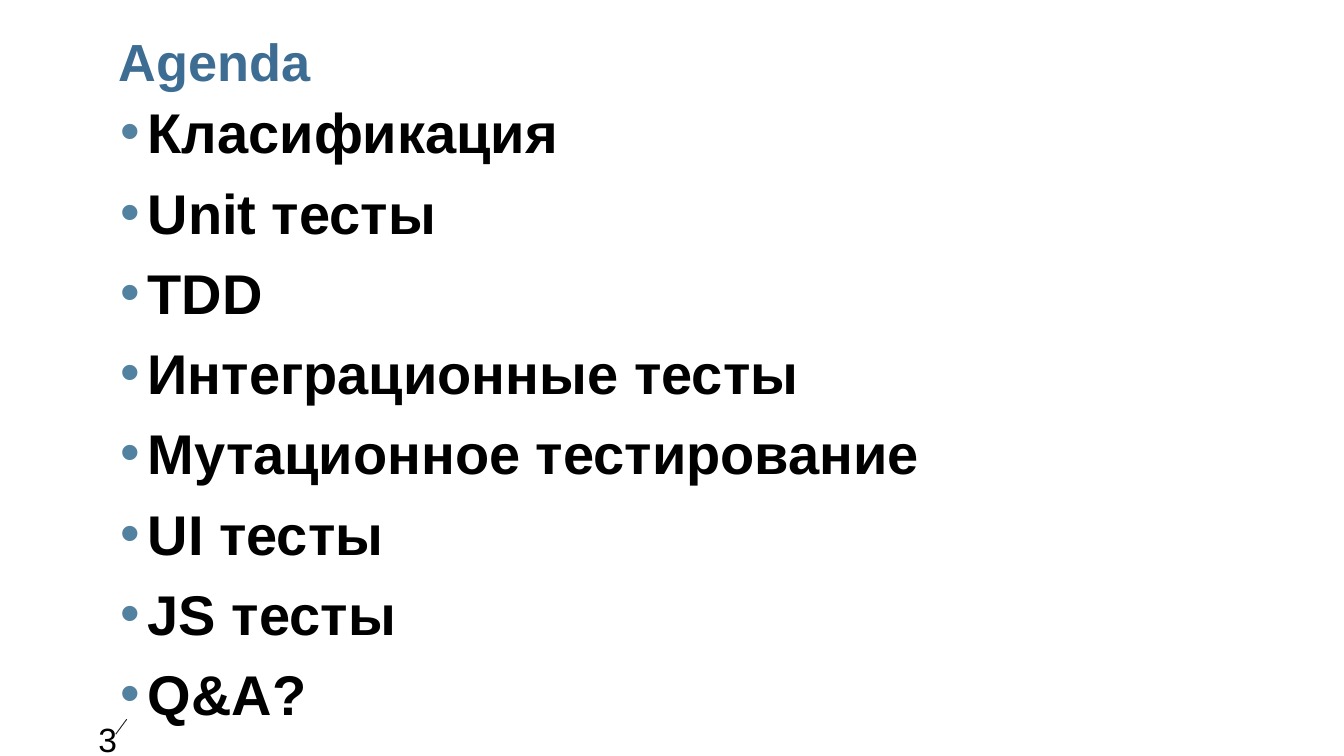
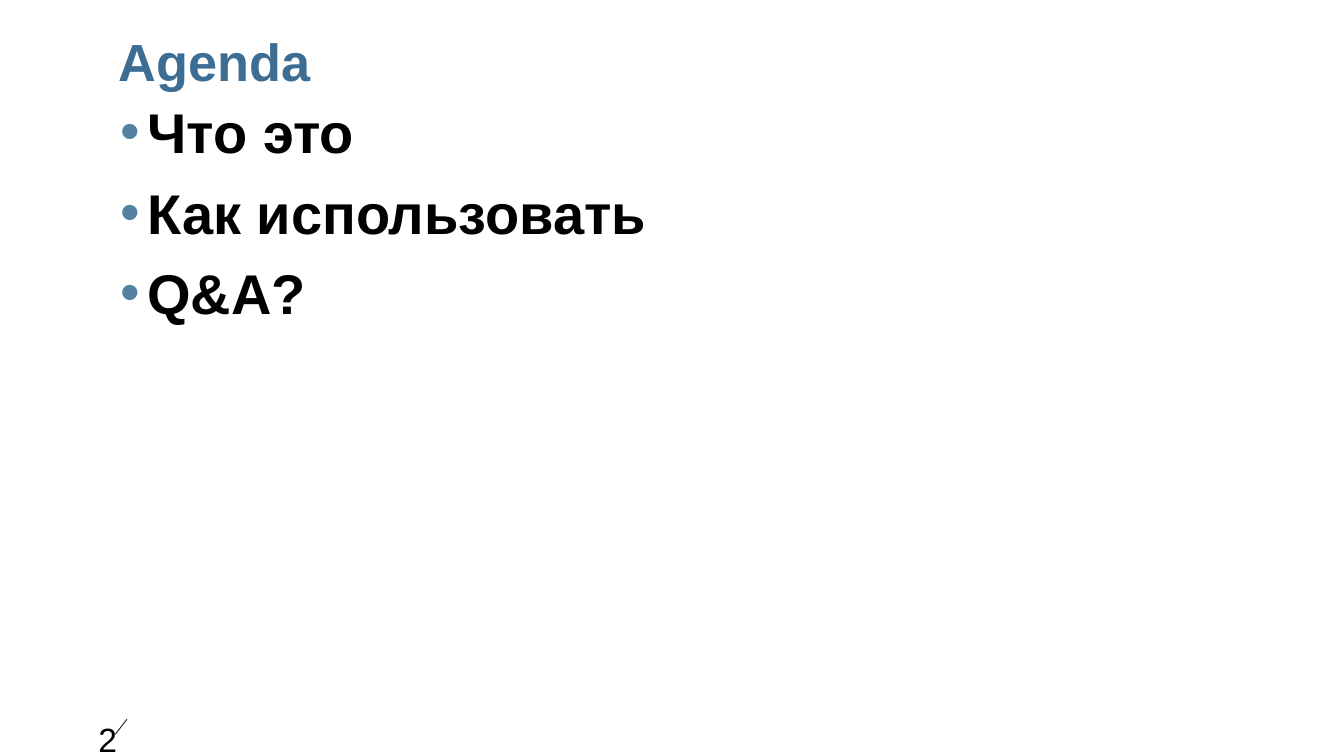
Before and after one commit to livekazan/unitUITest, a slide deck: slide 2 of LiquiBase.ppt (slide 3 before the commit). Drawn at 1344x756 pixels with LibreOffice and Linux fonts; fonts in the diff are those of the drawing; background and template pictures are left out. Boxes give left, top, right and bottom in pixels: in the first picture for what was removed or moved away, otherwise in the second. Text is boxed around its words. In the diff, an @@ line names an element or a change of style, - is before the commit and + after.

Commit message:
presentation

```diff
--- a/LiquiBase.ppt
+++ b/LiquiBase.ppt
@@ text in free at [147,114,646,235]: text changed @@
-• Класификация
-• Unit тесты
-• TDD
-• Интеграционные тесты
-• Мутационное тестирование
-• UI тесты
-• JS тесты
+• Что это
+• Как использовать
@@ text in free at [147,275,305,324]: indent changed @@
@@ page number at [98,728,117,752]: text changed @@
-3
+2
```
Also in this commit, not shown: 8 slides added, 38 slides removed, 1 other file.
